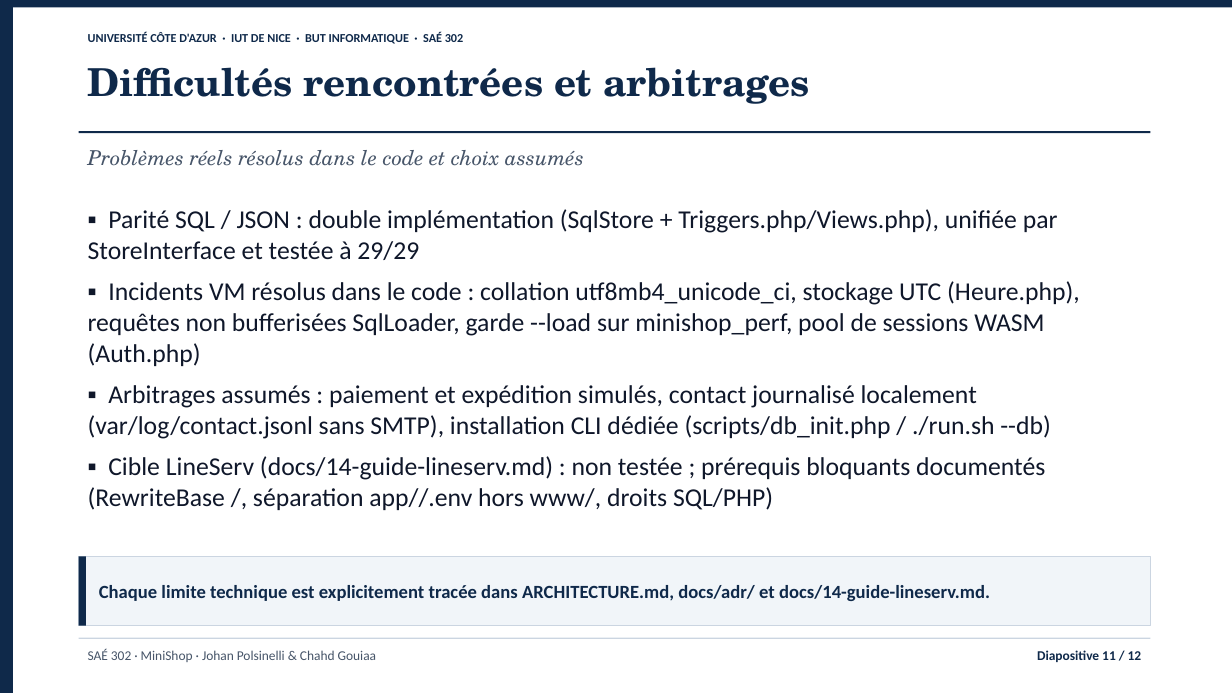
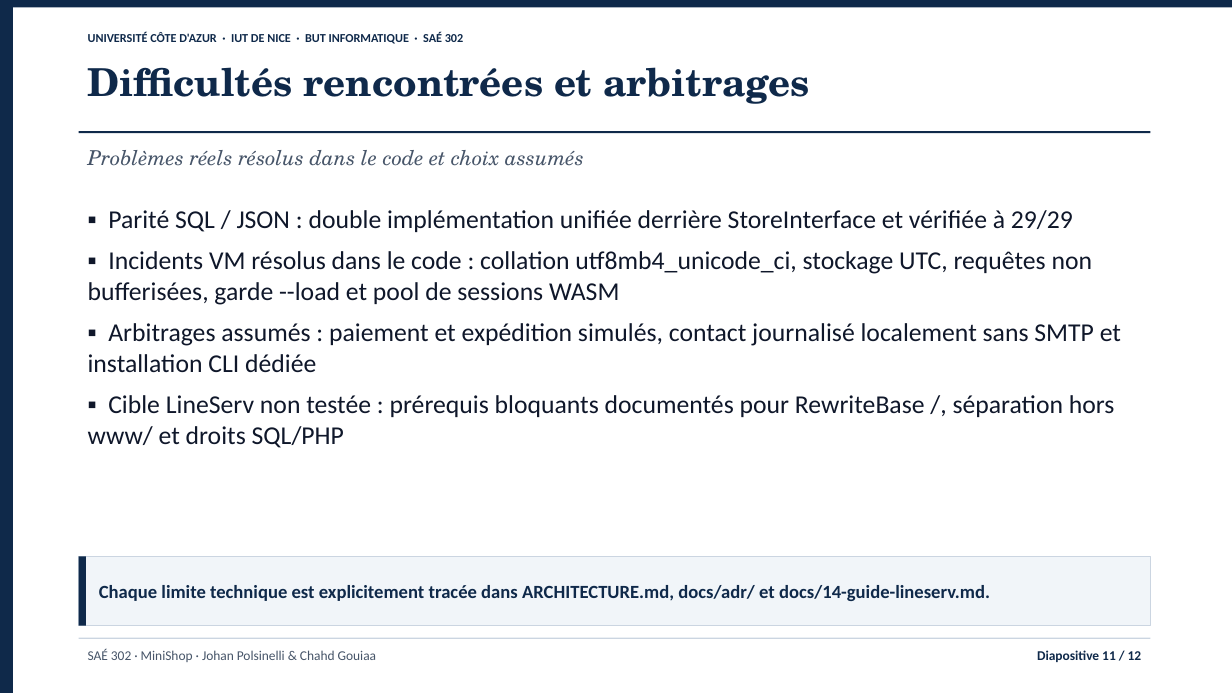
Before and after one commit to jojo8356/SAE-302, a slide deck: slide 11 of livrables/minishop-soutenance.pptx. Drawn at 1232x693 pixels with LibreOffice and Linux fonts; fonts in the diff are those of the drawing. Boxes give left, top, right and bottom in pixels: in the first picture for what was removed or moved away, otherwise in the second. Text is boxed around its words. In the diff, an @@ line names an element or a change of style, - is before the commit and + after.

Commit message:
docs: supprime les mentions entre parenthèses dans toutes les diapositives

```diff
--- a/livrables/minishop-soutenance.pptx
+++ b/livrables/minishop-soutenance.pptx
@@ text at (88, 210, 1121, 448): text changed @@
-▪ Parité SQL / JSON : double implémentation (SqlStore + Triggers.php/Views.php), unifiée par StoreInterface et testée à 29/29
-▪ Incidents VM résolus dans le code : collation utf8mb4_unicode_ci, stockage UTC (Heure.php), requêtes non bufferisées SqlLoader, garde --load sur minishop_perf, pool de sessions WASM (Auth.php)
-▪ Arbitrages assumés : paiement et expédition simulés, contact journalisé localement (var/log/contact.jsonl sans SMTP), installation CLI dédiée (scripts/db_init.php / ./run.sh --db)
-▪ Cible LineServ (docs/14-guide-lineserv.md) : non testée ; prérequis bloquants documentés (RewriteBase /, séparation app//.env hors www/, droits SQL/PHP)
+▪ Parité SQL / JSON : double implémentation unifiée derrière StoreInterface et vérifiée à 29/29
+▪ Incidents VM résolus dans le code : collation utf8mb4_unicode_ci, stockage UTC, requêtes non bufferisées, garde --load et pool de sessions WASM
+▪ Arbitrages assumés : paiement et expédition simulés, contact journalisé localement sans SMTP et installation CLI dédiée
+▪ Cible LineServ non testée : prérequis bloquants documentés pour RewriteBase /, séparation hors www/ et droits SQL/PHP
```
Also in this commit, not shown: 10 other slides changed, 4 other files.
